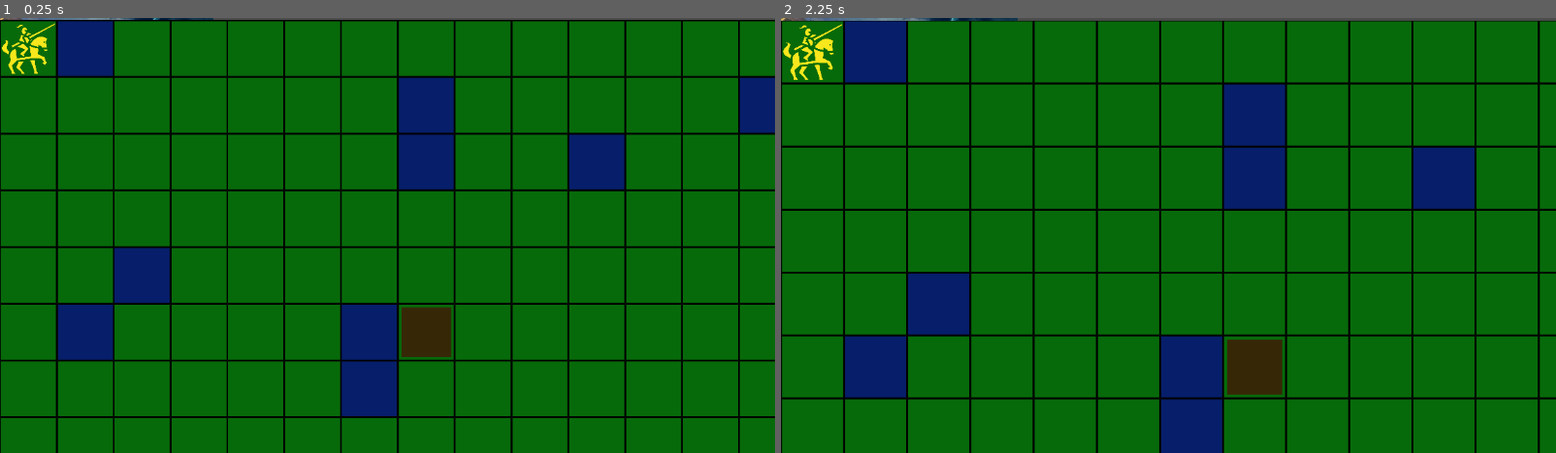
Above: before the commit, frames 1-2 (left to right).
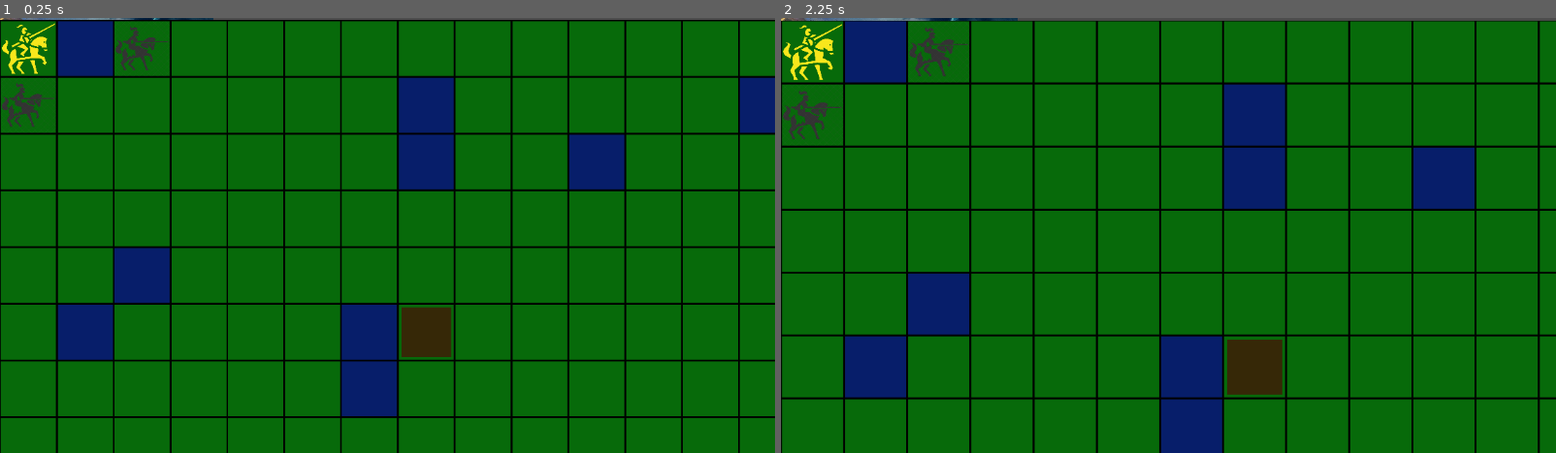
Above: after the commit, the same moments.

Repository: alexloomis/gloria
Game: Godot game, scene res://map/battle.tscn
The game is run twice, just before and just after one commit, with the same random seed, the same clock (stepped at 60 frames per second) and the same inputs. The project has no main scene, so this scene is started directly.
Inputs (mouse positions are in pixels of both pictures, inside the frame that each line leads up to):
- Up to frame 1 (0.25 s): no input
- Up to frame 2 (2.25 s): tap Enter at 0.5, 2 s; move the mouse to (1339, 213) at 0.52 s; click (1339, 213) at 0.6 s; tap Space at 1.25 s; move the mouse to (1013, 257) at 1.27 s; right-click (1013, 257) at 1.35 s; click (1013, 257) at 1.42 s; move the mouse to (1246, 139) at 2.02 s; hold Mouse wheel up (zoom_in) from 2.03 s (still down); click (1246, 139) at 2.17 s

The runs differ from the first frame. In frame 1, 0.4% of the frame differs, in the area x 0-22%, y 2-25%; in frame 2, 0.5%, in the area x 0-25%, y 2-28%.
Error before the commit: Parse Error: Identifier "best" not declared in the current scope. (res://map/grid/simu_pathfinder.gd:175)

Commit message:
before change to Vec2i for pathfinder

Diff:
--- a/entity/unit/leader/leader.gd
+++ b/entity/unit/leader/leader.gd
@@ -58,13 +58,14 @@
 
 func get_paths(to: Vector2i) -> Array[Array]:
 	nav.reset(self)
-	return nav.find_paths(to)
+	return nav.find_nonempty_paths(to)
 
 func move_formation(to: Vector2i) -> void:
 	if not available:
 		return
 	available = false
 	var paths: Array[Array] = get_paths(to)
+	print(paths[0])
 	for time in speed:
 		var done: bool = true
 		if paths[0].size() > 1:
--- a/entity/unit/virtual_unit.gd
+++ b/entity/unit/virtual_unit.gd
@@ -6,3 +6,8 @@
 
 var cell: Vector2i
 var target: Vector2i
+var idx: int
+var path: Array[Vector3i]
+
+func _init() -> void:
+	path = []
--- a/map/battle.tscn
+++ b/map/battle.tscn
@@ -58,7 +58,7 @@
 speed = 10
 formation = SubResource("Resource_c4pa7")
 follower_data = Dictionary[PackedScene, int]({
-ExtResource("5_anury"): 29
+ExtResource("5_anury"): 2
 })
 
 [node name="FollowsCamera" type="CanvasLayer" parent="."]
--- a/map/grid/navigator.gd
+++ b/map/grid/navigator.gd
@@ -4,7 +4,6 @@
 
 var units: Array[VirtualUnit]
 var formation: Formation
-# Reflects the positions of the virtual units.
 var pf: Pathfinder
 var speed: int
 
@@ -12,20 +11,24 @@
 	units.clear()
 	units.append(VirtualUnit.new())
 	units[0].cell = real_leader.cell
+	units[0].idx = 0
+	var idx: int = 1
 	for follower in real_leader.followers:
 		var vf: VirtualUnit = VirtualUnit.new()
 		vf.cell = follower.cell
+		vf.idx = idx
+		idx += 1
 		units.append(vf)
 	formation = real_leader.formation
 	speed = real_leader.speed
 	pf = real_leader.pf
-	_clear_company()
+	_pf_clear_company()
 
-func _clear_company() -> void:
+func _pf_clear_company() -> void:
 	for unit in units:
 		pf.clear(unit.cell)
 
-func _single_target(near: Vector2i, omit: Array[Vector2i]) -> Vector2i:
+func _target_near(near: Vector2i, omit: Array[Vector2i]) -> Vector2i:
 	var viable: Callable = func(v: Vector2i) -> bool:
 		return pf.is_clear(v) and not omit.has(v)
 	if viable.call(near):
@@ -46,7 +49,7 @@
 		unassigned[i] = Grid.clamp(unassigned[i])
 	var targets: Array[Vector2i]
 	for target in unassigned:
-		targets.append(_single_target(target, targets))
+		targets.append(_target_near(target, targets))
 	return targets
 
 func _assign_targets(followers: Array[VirtualUnit], targets: Array[Vector2i]) -> void:
@@ -91,5 +94,49 @@
 	_assign_targets(units.slice(1), targets.slice(1))
 	var paths: Array[Array]
 	for unit in units:
-		paths.append(pf.find_path(unit.cell, unit.target, speed))
+		var path: Array[Vector3i] = pf.find_path(unit.cell, unit.target, speed)
+		paths.append(path)
+		pf.reserve_path(path, speed)
 	return paths
+
+# Good enough for prototyping. Rewrite nicely in Rust later
+func find_nonempty_paths(to: Vector2i) -> Array[Array]:
+	var targets: Array[Vector2i] = _targets(to)
+	units[0].target = targets[0]
+	_assign_targets(units.slice(1), targets.slice(1))
+
+	# Sort units by furthest to closest to their respective targets
+	var target_dists: Dictionary[Vector2i, Dictionary]
+	for target in targets:
+		target_dists[target] = pf.distances(target)
+	var unit_dists: Dictionary[VirtualUnit, int]
+	for unit in units:
+		unit_dists[unit] = target_dists[unit.target][unit.cell]
+	var f: Callable = func(u: VirtualUnit, v: VirtualUnit) -> bool:
+		return unit_dists[u] < unit_dists[v]
+	units.sort_custom(f)
+	units.reverse()
+
+	for try in range(10):
+		for unit in units:
+			var path: Array[Vector3i] = pf.find_path(unit.cell, unit.target, speed)
+			if not path.is_empty():
+				unit.path = path
+				pf.reserve_path(path, speed)
+			else:
+				units.erase(unit)
+				units.push_front(unit)
+				for a_unit in units:
+					pf.release_path(a_unit.path)
+					a_unit.path.clear()
+				break
+		var g: Callable = func(u: VirtualUnit, v: VirtualUnit) -> bool:
+			return u.idx < v.idx
+		units.sort_custom(g)
+		var paths: Array[Array]
+		for u in units:
+			paths.append(u.path)
+		return paths
+	printerr("No valid path found in 10 tries")
+	assert(false)
+	return []
--- a/map/grid/pathfinder.gd
+++ b/map/grid/pathfinder.gd
@@ -71,7 +71,7 @@
 		reached.erase(early_cell)
 	return checked
 
-# Time coord is earliest departure time
+# Third coord is earliest departure time
 func _neighbors(cell: Vector3i) -> Array[Vector3i]:
 	var cell_: Vector2i = Util.project(cell)
 	var time: int = cell.z
@@ -94,8 +94,8 @@
 				good_nbrs.append(Vector3i(n.x, n.y, time + cost(n)))
 	return good_nbrs
 
+# Find all (?) possible cells/departure times in path to target with path length at least min_time.
 # Third coord is departure time.
-# For clear neighbors of the origin, this is their cost
 func _departure_times(origin: Vector3i, target: Vector2i, min_time: int, max_time: int = Terrain.IMPASSIBLE - 1) -> Array[Vector3i]:
 	var checked: Array[Vector3i] = []
 	var reached: Array[Vector3i] = [origin]
@@ -114,7 +114,6 @@
 		reached.erase(early_cell)
 	return checked
 
-# block_level is the highest block level we consider to be clear
 func _find_path(from: Vector2i, to: Vector2i, min_time: int) -> Array[Vector3i]:
 	var path: Array[Vector3i]
 	var origin: Vector3i = Util.embed(from)
@@ -145,19 +144,29 @@
 	path.reverse()
 	return path
 
-func _reserve_path(path: Array[Vector3i], total_time: int) -> void:
+# Shouldn't depend on total_time
+func reserve_path(path: Array[Vector3i], total_time: int) -> void:
 	for v: Vector3i in path.slice(1):
 		var cell: Vector2i = Util.project(v)
 		var delta: int = cost(cell)
 		for time in range(v.z - delta + 1, v.z + 1):
 			reserve(cell, time)
-	for time in range(path[-1].z + 1, total_time + 1):
-		reserve(Util.project(path[-1]), time)
+	if path:
+		for time in range(path[-1].z + 1, total_time + 1):
+			reserve(Util.project(path[-1]), time)
+	else:
+		print("Empty path")
 
+# Clears ALL reservations, even at other times!
+func release_path(path: Array[Vector3i]) -> void:
+	for v in path:
+		_cells[Util.project(v)].block_times.clear()
+
+# Find a path from -> to, stopping part-way if total time is exceeded. Reserve the path
 func find_path(from: Vector2i, to: Vector2i, total_time: int) -> Array[Vector3i]:
 	var path: Array[Vector3i] = _find_path(from, to, total_time)
 	var on_time: Callable = func(v3: Vector3i) -> bool:
 		return v3.z <= total_time
 	path = path.filter(on_time)
-	_reserve_path(path, total_time)
+#	_reserve_path(path, total_time)
 	return path
--- a/map/grid/simu_pathfinder.gd
+++ b/map/grid/simu_pathfinder.gd
@@ -1,6 +1,6 @@
 extends Resource
 
-class_name Pathfinder
+class_name SimuPathfinder
 
 var _cells: Dictionary[Vector2i, CellInfo]
 var _terrain_data: Dictionary[Terrain.TILE, int]
@@ -162,22 +162,22 @@
 			best = estimate
 	return out
 
-func _find_paths(state: Dictionary[Vector2i, int], targets: Array[Vector2i]):
-	var checked: Dictionary[Dictionary, int]
-	var reached: Dictionary[Dictionary, int] = {state: 0}
-	while not reached.is_empty():
-		# Find cell with an earliest departure time
-		var next: Dictionary[Vector2i, int] = _min_with_heuristic(reached, targets)
-		# Compute costs to cell's reachable neighbors
-		for neighbor: Dictionary[Vector2i, int] in _neighbors(next):
-			var new_cost: int = reached[next] + _total_cost(next, neighbor)
-			var est_cost: int = new_cost + _heuristic(neighbor.keys(), targets)
-			if est_cost < best and not neighbor in checked:
-				if neighbor in reached:
-					reached[neighbor] = min(reached[neighbor], new_cost)
-				else:
-					reached[neighbor] = new_cost
-		# Move cell to checked
-		checked[early_cell] = reached[early_cell]
-		reached.erase(early_cell)
-	return checked
+#func _find_paths(state: Dictionary[Vector2i, int], targets: Array[Vector2i]):
+	#var checked: Dictionary[Dictionary, int]
+	#var reached: Dictionary[Dictionary, int] = {state: 0}
+	#while not reached.is_empty():
+		## Find cell with an earliest departure time
+		#var next: Dictionary[Vector2i, int] = _min_with_heuristic(reached, targets)
+		## Compute costs to cell's reachable neighbors
+		#for neighbor: Dictionary[Vector2i, int] in _neighbors(next):
+			#var new_cost: int = reached[next] + _total_cost(next, neighbor)
+			#var est_cost: int = new_cost + _heuristic(neighbor.keys(), targets)
+			#if est_cost < best and not neighbor in checked:
+				#if neighbor in reached:
+					#reached[neighbor] = min(reached[neighbor], new_cost)
+				#else:
+					#reached[neighbor] = new_cost
+		## Move cell to checked
+		#checked[early_cell] = reached[early_cell]
+		#reached.erase(early_cell)
+	#return checked
--- a/settings/settings.gd
+++ b/settings/settings.gd
@@ -1,3 +1,4 @@
 extends Node
 
-static var animation_speed: int = 600
+# static var animation_speed: int = 600
+static var animation_speed: int = 300
Not shown, changed: pathfinder/pibt/src/pibt.rs
Not shown, added: pathfinder/pibt/src/pibt/unit_list.rs
